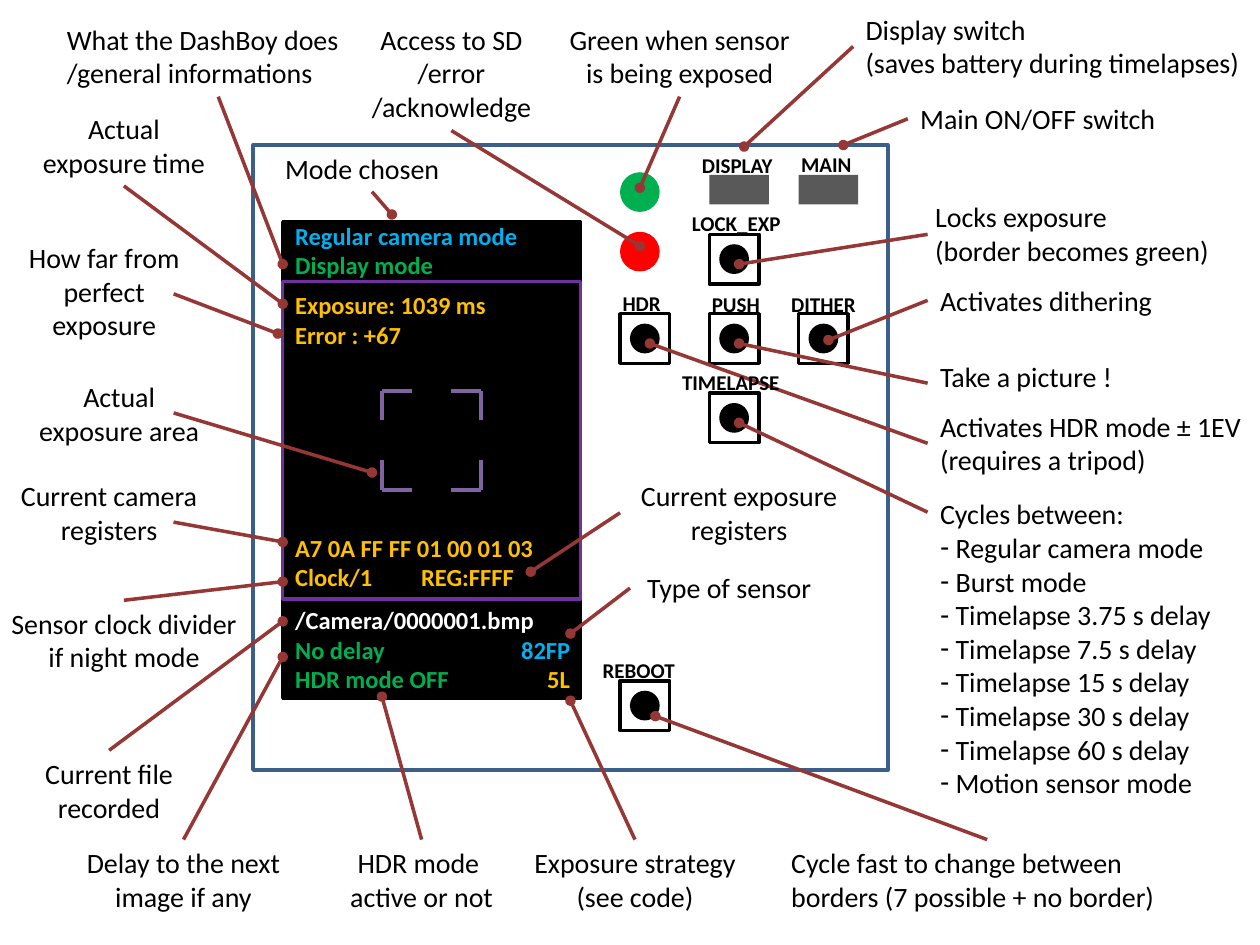
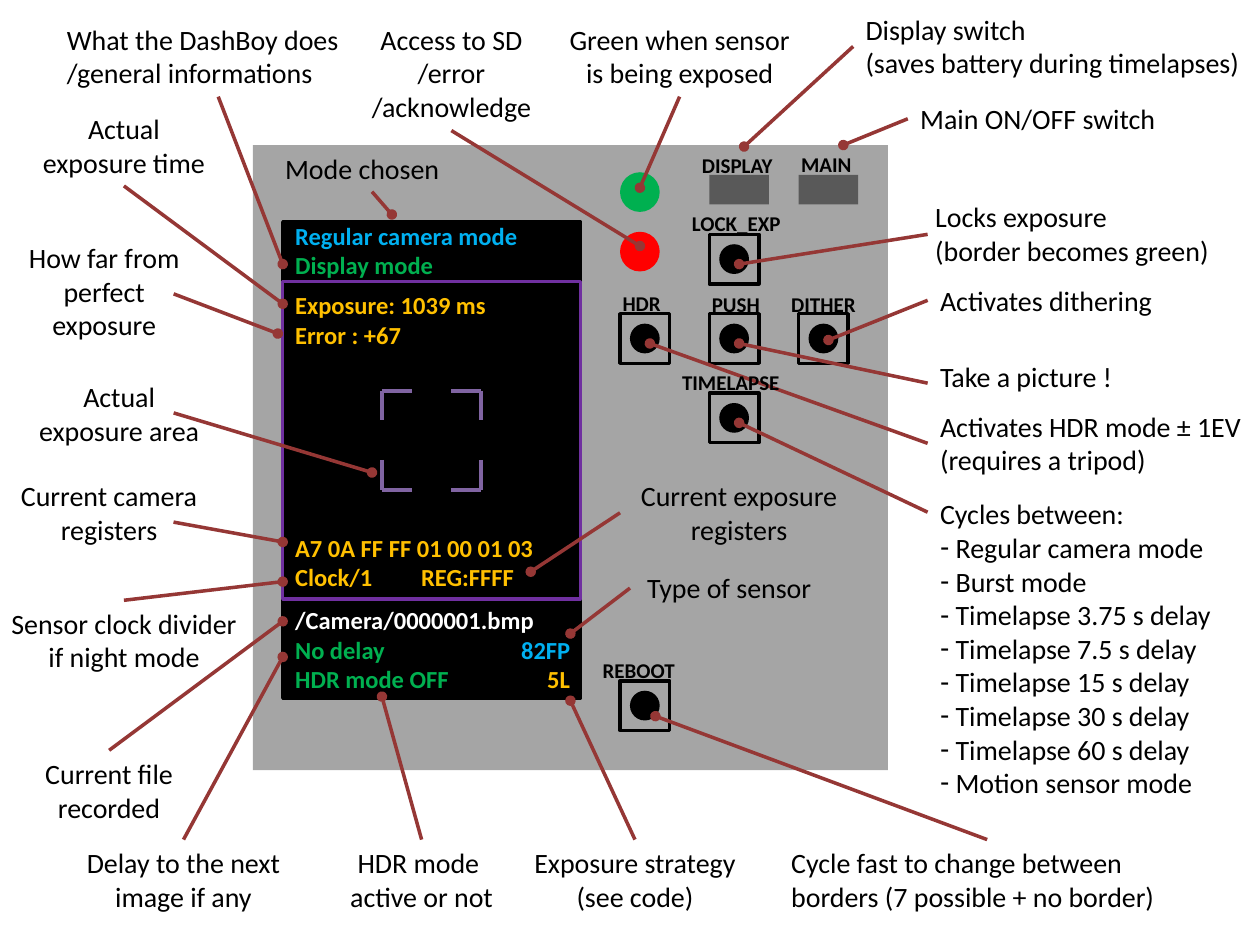
Before and after one commit to Raphael-Boichot/Mitsubishi-M64282FP-dashcam, a slide deck: slide 1 of Docs and research/Image files/User_manual.pptx. Drawn at 1260x945 pixels with LibreOffice and Linux fonts; fonts in the diff are those of the drawing. Boxes give left, top, right and bottom in pixels: in the first picture for what was removed or moved away, otherwise in the second. Text is boxed around its words. In the diff, an @@ line names an element or a change of style, - is before the commit and + after.

```diff
--- a/Docs and research/Image files/User_manual.pptx
+++ b/Docs and research/Image files/User_manual.pptx
@@ rectangle at (253, 145, 888, 770): fill none to #808080 at 70% opacity; outline #3A5F8C 2 pt to none @@
```
